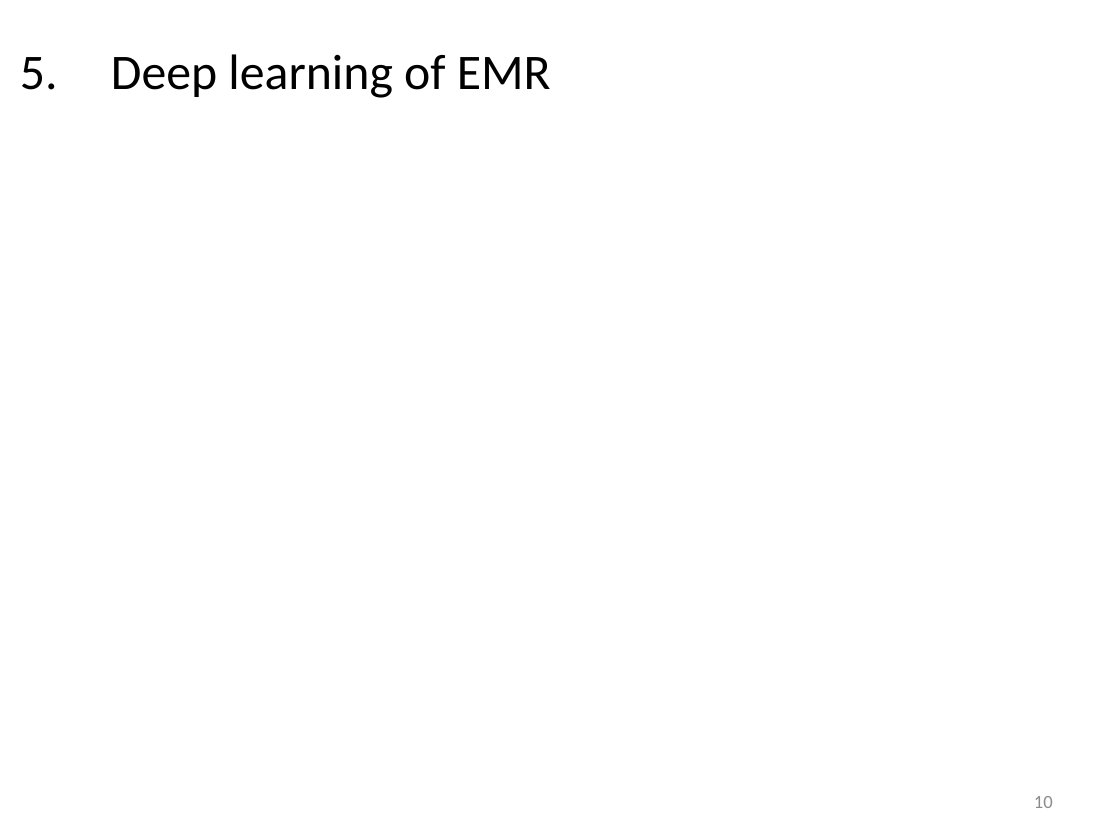
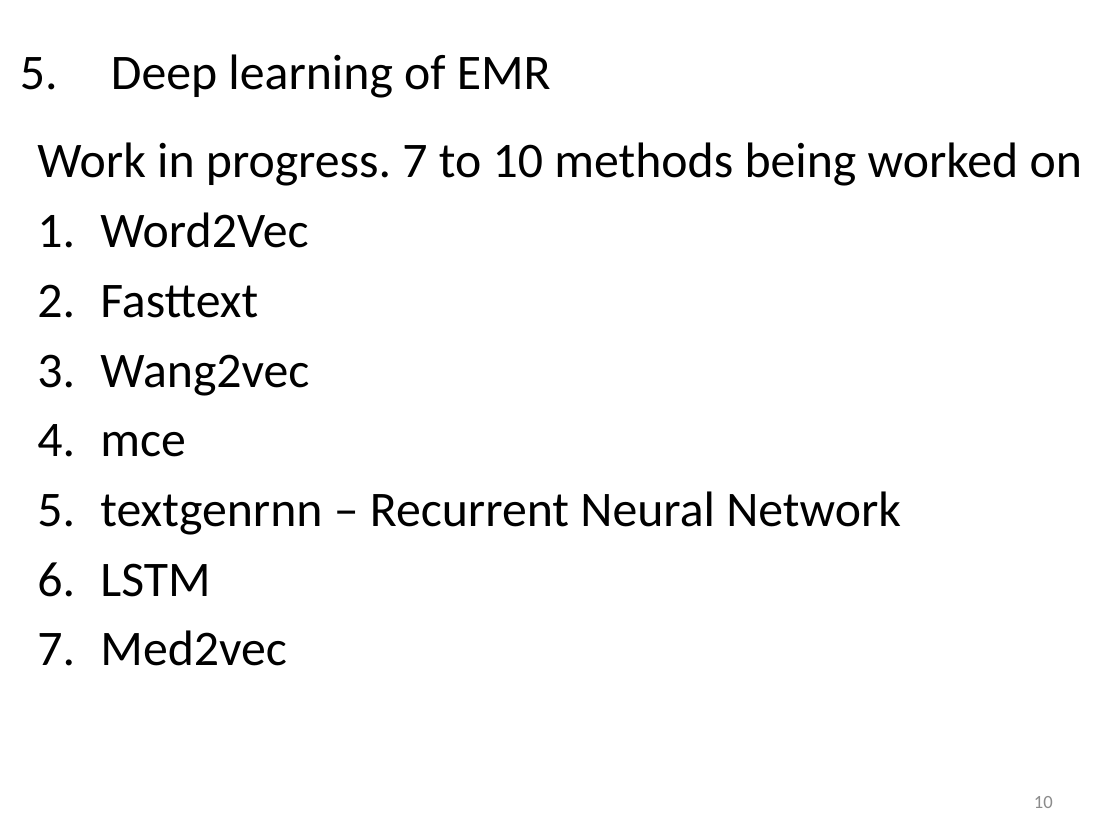
Before and after one commit to coursephd/PostgreSQL, a slide deck: slide 10 of thesis/ThesisPresentation V1.0-WorkingCopy.pptx. Drawn at 1120x840 pixels with LibreOffice and Linux fonts; fonts in the diff are those of the drawing; background and template pictures are left out. Boxes give left, top, right and bottom in pixels: in the first picture for what was removed or moved away, otherwise in the second. Text is boxed around its words. In the diff, an @@ line names an element or a change of style, - is before the commit and + after.

```diff
--- a/thesis/ThesisPresentation V1.0-WorkingCopy.pptx
+++ b/thesis/ThesisPresentation V1.0-WorkingCopy.pptx
@@ text added at (37,142,1082,666), 32 pt, text #000000 @@
+Work in progress. 7 to 10 methods being worked on
+1. Word2Vec
+2. Fasttext
+3. Wang2vec
+4. mce
+5. textgenrnn – Recurrent Neural Network
+6. LSTM
+7. Med2vec
```
Also in this commit, not shown: 1 other slide changed, 1 slide added.
